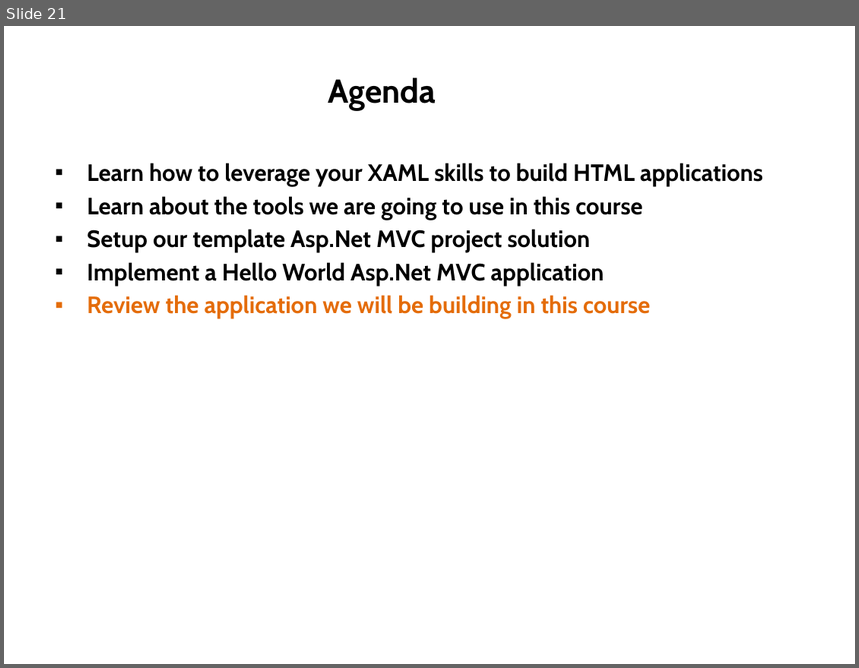
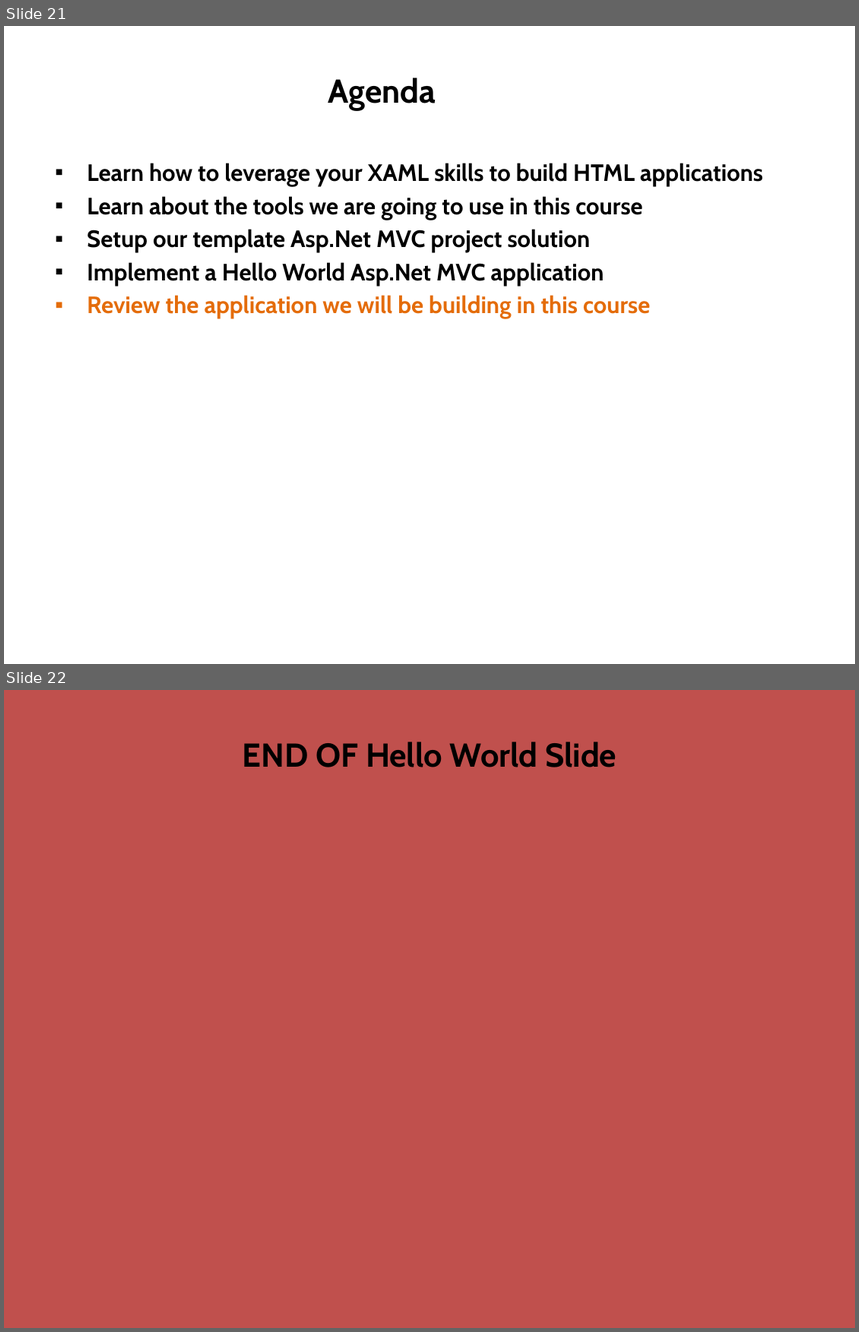
Before and after one commit to derikwhittaker/Pluarsight.XamlToHtml, a slide deck: Modules/01.GettingStarted/GettingStarted.Slides.pptx. Shown one above the other, each under a label of ours: slide 21 before the commit, slides 21 and 22 after it. The pictures are 859x668 and 859x1332 pixels, drawn with LibreOffice and Linux fonts; fonts in the diff are those of the drawing. Boxes give left, top, right and bottom in pixels: in the first picture for what was removed or moved away, otherwise in the second. Text is boxed around its words. In the diff, an @@ line names an element or a change of style, - is before the commit and + after.

```diff
--- a/Modules/01.GettingStarted/GettingStarted.Slides.pptx
+++ b/Modules/01.GettingStarted/GettingStarted.Slides.pptx
@@ slide 22 added at [4,690,855,1328], background #C0504D @@
@@ title added at [243,742,617,768], 28 pt, text #000000, bold @@
+END OF Hello World Slide
```
Also in this commit, not shown: 1 other slide added, 3 other files.
